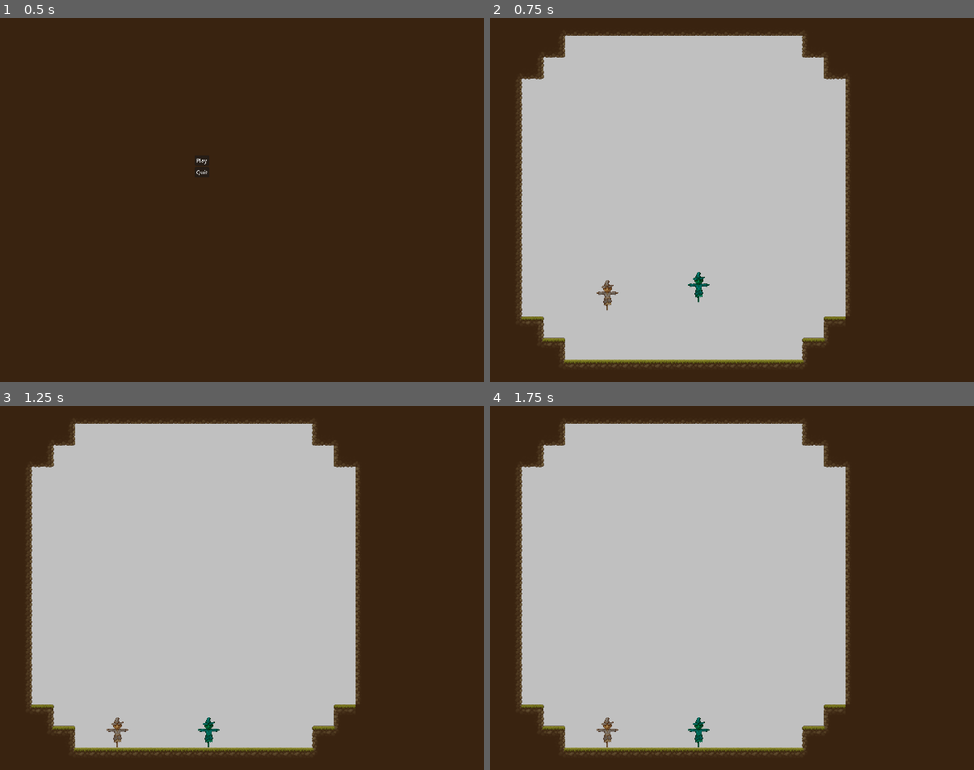
Above: before the commit, frames 1-4 (two rows, left to right).
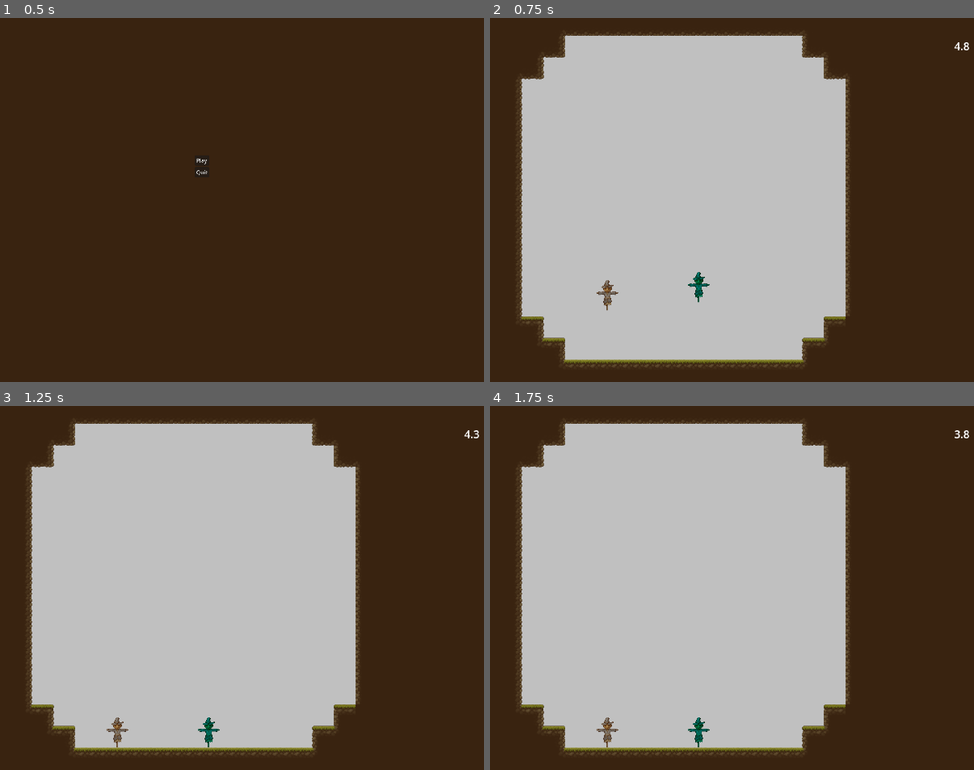
Above: after the commit, the same moments.

Repository: adudewithapc/piktiv-autumn-game-jam-2024
Game: Godot game, scene res://Scenes/Menu.tscn
Same seed, same stepped clock (60 frames per second), same inputs: the game is played once before the commit and once after it. Sound files missing from this copy of the repository are replaced by a short silence.
Inputs:
- Up to frame 1 (0.5 s): no input
- Up to frame 2 (0.75 s): click "Play" at 0.5 s
- Up to frame 3 (1.25 s): no input
- Up to frame 4 (1.75 s): tap Enter (ui_accept) at 1.25, 1.52 s

Frame 1 is identical in both runs. In frame 2, less than 0.1% of the frame differs, in the area x 95-99%, y 6-9%; in frame 3, less than 0.1%; in frame 4, less than 0.1%.

Commit message:
Some small stuff

Diff:
--- a/Scenes/LevelArt.tscn
+++ b/Scenes/LevelArt.tscn
@@ -6,6 +6,7 @@
 [ext_resource type="PackedScene" uid="uid://c6yfd8r1lchfw" path="res://Scenes/Player.tscn" id="3_csi8t"]
 [ext_resource type="Script" path="res://Scripts/RndTimer.gd" id="5_wfvrh"]
 [ext_resource type="Script" path="res://Scripts/ScreenShake.gd" id="6_ssp0v"]
+[ext_resource type="Script" path="res://Scripts/TimerLabel.gd" id="7_br7qt"]
 
 [sub_resource type="RectangleShape2D" id="RectangleShape2D_0tx28"]
 size = Vector2(64, 1080)
@@ -83,7 +84,7 @@
 down_spawn_offset = 0.0
 speed = 100.0
 
-[node name="Timer" type="Timer" parent="."]
+[node name="ScreenRotate" type="Timer" parent="."]
 wait_time = 5.0
 autostart = true
 script = ExtResource("5_wfvrh")
@@ -92,6 +93,17 @@
 script = ExtResource("6_ssp0v")
 stage = NodePath("../Stage")
 
-[connection signal="timeout" from="Timer" to="Stage" method="_on_timer_timeout"]
-[connection signal="timeout" from="Timer" to="Timer" method="_on_timeout"]
-[connection signal="timeout" from="Timer" to="ScreenShake" method="_on_timer_timeout"]
+[node name="Label" type="Label" parent="." node_paths=PackedStringArray("timer")]
+texture_filter = 1
+offset_left = 800.0
+offset_top = -480.0
+offset_right = 840.0
+offset_bottom = -435.0
+theme_override_font_sizes/font_size = 32
+text = "5"
+script = ExtResource("7_br7qt")
+timer = NodePath("../ScreenRotate")
+
+[connection signal="timeout" from="ScreenRotate" to="Stage" method="_on_timer_timeout"]
+[connection signal="timeout" from="ScreenRotate" to="ScreenRotate" method="_on_timeout"]
+[connection signal="timeout" from="ScreenRotate" to="ScreenShake" method="_on_timer_timeout"]
--- a/Scripts/Rotate.gd
+++ b/Scripts/Rotate.gd
@@ -17,4 +17,4 @@
 	isRotating = !isRotating
 	rotationDegrees = 0
 	if isRotating:
-		rotatingRight = !rotatingRight
+		rotatingRight = rotatingRight if randf() > .5 else !rotatingRight
--- /dev/null
+++ b/Scripts/TimerLabel.gd
@@ -0,0 +1,9 @@
+extends Label
+
+@export var timer: Timer
+@export var decimals: int = 1
+
+func _process(_delta: float) -> void:
+	if !timer:
+		return
+	text = "%.*f" % [decimals, timer.time_left]
Not shown: 1 places in Scenes/LevelArt.tscn that only renumber resources
